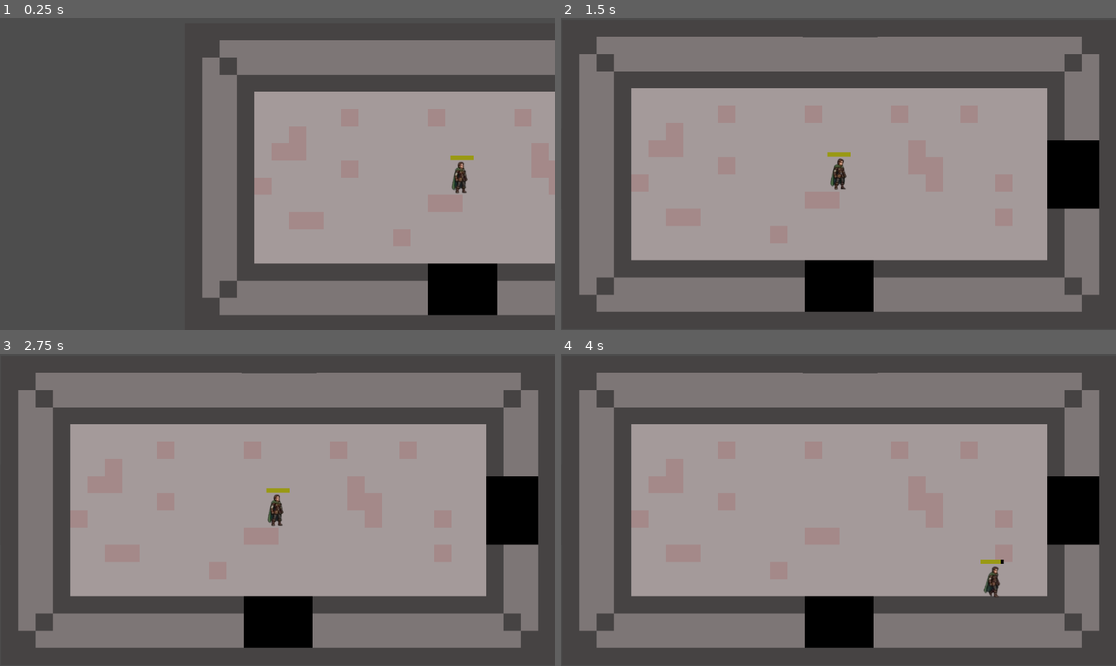
Above: before the commit, frames 1-4 (two rows, left to right).
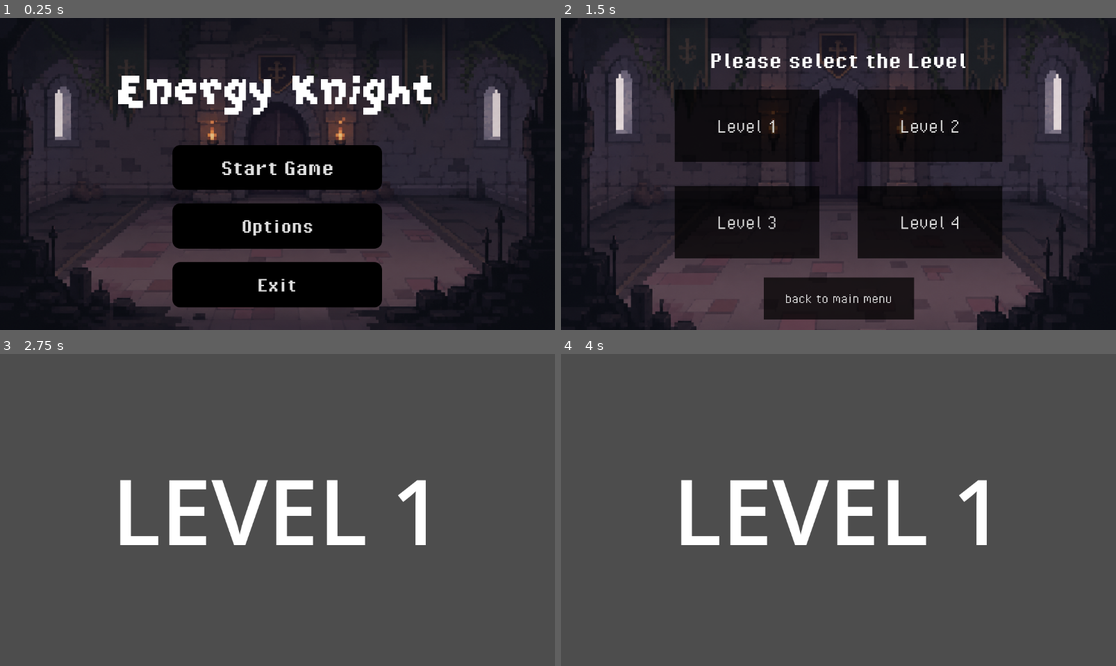
Above: after the commit, the same moments.

Repository: gx040502/energy-knight
Game: Godot game, scene res://Sinyen/main_menu.tscn
Two runs of this game, one before a commit and one after it. Both use one fixed random seed, a clock stepped at 60 frames per second and the inputs below. Before the commit the project starts from res://GyapXun/levels/scenes/level1.tscn. The engine's default icon, where the game draws it, is replaced by a stand-in: a white triangle on a blue panel in a dark square.
Inputs (mouse positions are in pixels of both pictures, inside the frame that each line leads up to):
- Up to frame 1 (0.25 s): no input
- Up to frame 2 (1.5 s): click (838, 227) at 0.5 s, where only the run after the commit has a clickable "Options"; click (838, 167) at 1.25 s, where only the run after the commit has a clickable "Start Game"
- Up to frame 3 (2.75 s): click (366, 463) at 2 s, where only the run after the commit has a clickable "Level 2"
- Up to frame 4 (4 s): hold D (right) 2.78-3.53 s; tap Space (dash) at 2.85 s; hold S (down) from 3.53 s (still down); tap Shift (sprint) at 3.6 s

The runs differ from the first frame. In frame 1, 94% of the frame differs, in the area x 0-100%, y 0-100%; in frame 2, 92%; in frame 3, 70%; in frame 4, 70%.

Commit message:
add level selection page

Diff:
--- a/Sinyen/main_menu.gd
+++ b/Sinyen/main_menu.gd
@@ -12,7 +12,7 @@
 
 
 func _on_start_pressed():
-	get_tree().change_scene_to_file("res://Sinyen/scenes/hud.tscn")
+	get_tree().change_scene_to_file("res://Sinyen/scenes/levelSelection.tscn")
 
 
 
--- a/Sinyen/main_menu.tscn
+++ b/Sinyen/main_menu.tscn
@@ -2,6 +2,7 @@
 
 [ext_resource type="Script" uid="uid://bbqvbkh1q8p0h" path="res://Sinyen/main_menu.gd" id="1_5of40"]
 [ext_resource type="Texture2D" uid="uid://bccceupoo6k5q" path="res://Sinyen/background.png" id="2_mtou3"]
+[ext_resource type="FontFile" uid="uid://dby7gfrwp6wjr" path="res://Sinyen/PixelOperator-Bold.ttf" id="3_mtou3"]
 [ext_resource type="FontFile" uid="uid://w07eanlcrth6" path="res://Sinyen/GrapeSoda.ttf" id="3_s5oij"]
 
 [sub_resource type="StyleBoxTexture" id="StyleBoxTexture_jix8l"]
@@ -62,43 +63,46 @@
 grow_vertical = 0
 theme_override_constants/separation = 28
 
-[node name="Button" type="Button" parent="VBoxContainer" unique_id=534573978]
+[node name="startGmaeButton" type="Button" parent="VBoxContainer" unique_id=534573978]
 layout_mode = 2
 size_flags_vertical = 3
 theme_override_colors/font_color = Color(0.875, 0.875, 0.875, 1)
 theme_override_colors/font_pressed_color = Color(0, 0, 0, 1)
 theme_override_colors/font_hover_color = Color(0.95, 0.95, 0.95, 1)
-theme_override_font_sizes/font_size = 32
+theme_override_fonts/font = ExtResource("3_mtou3")
+theme_override_font_sizes/font_size = 50
 theme_override_styles/normal = SubResource("StyleBoxFlat_rhts7")
 theme_override_styles/pressed = SubResource("StyleBoxFlat_7vrkn")
 theme_override_styles/hover = SubResource("StyleBoxFlat_fu7sn")
 text = "Start Game"
 
-[node name="Button2" type="Button" parent="VBoxContainer" unique_id=892550688]
+[node name="optionsButton" type="Button" parent="VBoxContainer" unique_id=892550688]
 layout_mode = 2
 size_flags_vertical = 3
 theme_override_colors/font_color = Color(0.875, 0.875, 0.875, 1)
 theme_override_colors/font_pressed_color = Color(0, 0, 0, 1)
 theme_override_colors/font_hover_color = Color(0.95, 0.95, 0.95, 1)
-theme_override_font_sizes/font_size = 32
+theme_override_fonts/font = ExtResource("3_mtou3")
+theme_override_font_sizes/font_size = 45
 theme_override_styles/normal = SubResource("StyleBoxFlat_rhts7")
 theme_override_styles/pressed = SubResource("StyleBoxFlat_7vrkn")
 theme_override_styles/hover = SubResource("StyleBoxFlat_fu7sn")
 text = "Options"
 
-[node name="Button3" type="Button" parent="VBoxContainer" unique_id=519283689]
+[node name="exitButton" type="Button" parent="VBoxContainer" unique_id=519283689]
 layout_mode = 2
 size_flags_vertical = 3
 theme_override_colors/font_color = Color(0.875, 0.875, 0.875, 1)
 theme_override_colors/font_pressed_color = Color(0, 0, 0, 1)
 theme_override_colors/font_hover_color = Color(0.95, 0.95, 0.95, 1)
-theme_override_font_sizes/font_size = 32
+theme_override_fonts/font = ExtResource("3_mtou3")
+theme_override_font_sizes/font_size = 45
 theme_override_styles/normal = SubResource("StyleBoxFlat_rhts7")
 theme_override_styles/pressed = SubResource("StyleBoxFlat_7vrkn")
 theme_override_styles/hover = SubResource("StyleBoxFlat_fu7sn")
 text = "Exit"
 
-[node name="Label" type="Label" parent="." unique_id=2024595198]
+[node name="gameTitle" type="Label" parent="." unique_id=2024595198]
 layout_mode = 1
 anchors_preset = 5
 anchor_left = 0.5
@@ -116,6 +120,6 @@
 horizontal_alignment = 1
 vertical_alignment = 1
 
-[connection signal="pressed" from="VBoxContainer/Button" to="." method="_on_start_pressed"]
-[connection signal="pressed" from="VBoxContainer/Button2" to="." method="_on_settings_pressed"]
-[connection signal="pressed" from="VBoxContainer/Button3" to="." method="_on_exit_pressed"]
+[connection signal="pressed" from="VBoxContainer/startGmaeButton" to="." method="_on_start_pressed"]
+[connection signal="pressed" from="VBoxContainer/optionsButton" to="." method="_on_settings_pressed"]
+[connection signal="pressed" from="VBoxContainer/exitButton" to="." method="_on_exit_pressed"]
--- a/Sinyen/scenes/levelSelection.tscn
+++ b/Sinyen/scenes/levelSelection.tscn
@@ -1,6 +1,55 @@
 [gd_scene format=3 uid="uid://c7tkcua3yyfid"]
 
 [ext_resource type="Texture2D" uid="uid://bccceupoo6k5q" path="res://Sinyen/background.png" id="1_2nr4e"]
+[ext_resource type="Script" uid="uid://c2hgii5i016mw" path="res://Sinyen/scenes/level_selection.gd" id="1_lmy5v"]
+[ext_resource type="FontFile" uid="uid://dby7gfrwp6wjr" path="res://Sinyen/PixelOperator-Bold.ttf" id="3_1s5lq"]
+[ext_resource type="FontFile" uid="uid://c7ls8p3n0t5uc" path="res://Sinyen/PixelOperator.ttf" id="4_3tsm6"]
+
+[sub_resource type="StyleBoxFlat" id="StyleBoxFlat_1s5lq"]
+bg_color = Color(0, 0, 0, 0.7058824)
+
+[sub_resource type="StyleBoxFlat" id="StyleBoxFlat_3tsm6"]
+bg_color = Color(0.72156864, 0.5254902, 0.043137256, 1)
+
+[sub_resource type="StyleBoxFlat" id="StyleBoxFlat_lk4g8"]
+bg_color = Color(0.47843137, 0.36078432, 0.09803922, 0.78431374)
+
+[sub_resource type="StyleBoxFlat" id="StyleBoxFlat_ulf2q"]
+bg_color = Color(0, 0, 0, 0.7058824)
+
+[sub_resource type="StyleBoxFlat" id="StyleBoxFlat_wlyr6"]
+bg_color = Color(0.72156864, 0.5254902, 0.043137256, 0.9019608)
+
+[sub_resource type="StyleBoxFlat" id="StyleBoxFlat_xjpye"]
+bg_color = Color(0.47843137, 0.36078432, 0.09803922, 0.78431374)
+
+[sub_resource type="StyleBoxFlat" id="StyleBoxFlat_d73wq"]
+bg_color = Color(0, 0, 0, 0.7058824)
+
+[sub_resource type="StyleBoxFlat" id="StyleBoxFlat_xkafy"]
+bg_color = Color(0.72156864, 0.5254902, 0.043137256, 0.9019608)
+draw_center = false
+
+[sub_resource type="StyleBoxFlat" id="StyleBoxFlat_cvffx"]
+bg_color = Color(0.47843137, 0.36078432, 0.09803922, 0.78431374)
+
+[sub_resource type="StyleBoxFlat" id="StyleBoxFlat_fjqyl"]
+bg_color = Color(0, 0, 0, 0.7058824)
+
+[sub_resource type="StyleBoxFlat" id="StyleBoxFlat_su1x1"]
+bg_color = Color(0.72156864, 0.5254902, 0.043137256, 0.9019608)
+
+[sub_resource type="StyleBoxFlat" id="StyleBoxFlat_vnxlp"]
+bg_color = Color(0.47843137, 0.36078432, 0.09803922, 0.78431374)
+
+[sub_resource type="StyleBoxFlat" id="StyleBoxFlat_nglqg"]
+bg_color = Color(0, 0, 0, 0.7058824)
+
+[sub_resource type="StyleBoxFlat" id="StyleBoxFlat_fgdk7"]
+bg_color = Color(0.16862746, 0.12941177, 0.09411765, 0.9019608)
+
+[sub_resource type="StyleBoxFlat" id="StyleBoxFlat_4o6jn"]
+bg_color = Color(0.22745098, 0.22745098, 0.22745098, 0.8235294)
 
 [node name="LevelSelection" type="Control" unique_id=2056743195]
 layout_mode = 3
@@ -9,6 +58,7 @@
 anchor_bottom = 1.0
 grow_horizontal = 2
 grow_vertical = 2
+script = ExtResource("1_lmy5v")
 
 [node name="TextureRect" type="TextureRect" parent="." unique_id=1956137253]
 layout_mode = 1
@@ -21,7 +71,112 @@
 expand_mode = 1
 stretch_mode = 6
 
+[node name="Label" type="Label" parent="." unique_id=1071518523]
+layout_mode = 1
+anchors_preset = 5
+anchor_left = 0.5
+anchor_right = 0.5
+offset_left = -237.5
+offset_top = 61.0
+offset_right = 237.5
+offset_bottom = 113.0
+grow_horizontal = 2
+theme_override_fonts/font = ExtResource("3_1s5lq")
+theme_override_font_sizes/font_size = 52
+text = "Please select the Level"
+
 [node name="GridContainer" type="GridContainer" parent="." unique_id=1278652937]
-layout_mode = 0
-offset_right = 40.0
-offset_bottom = 40.0
+layout_mode = 1
+anchors_preset = 8
+anchor_left = 0.5
+anchor_top = 0.5
+anchor_right = 0.5
+anchor_bottom = 0.5
+offset_left = -196.5
+offset_top = -96.0
+offset_right = 196.5
+offset_bottom = 96.0
+grow_horizontal = 2
+grow_vertical = 2
+theme_override_constants/h_separation = 80
+theme_override_constants/v_separation = 50
+columns = 2
+
+[node name="level1Button" type="Button" parent="GridContainer" unique_id=903746440]
+custom_minimum_size = Vector2(300, 150)
+layout_mode = 2
+theme_override_colors/font_color = Color(0.875, 0.875, 0.875, 1)
+theme_override_colors/font_pressed_color = Color(0, 0, 0, 1)
+theme_override_colors/font_hover_color = Color(0.95, 0.95, 0.95, 1)
+theme_override_fonts/font = ExtResource("4_3tsm6")
+theme_override_font_sizes/font_size = 45
+theme_override_styles/normal = SubResource("StyleBoxFlat_1s5lq")
+theme_override_styles/pressed = SubResource("StyleBoxFlat_3tsm6")
+theme_override_styles/hover = SubResource("StyleBoxFlat_lk4g8")
+text = "Level 1"
+
+[node name="level2Button" type="Button" parent="GridContainer" unique_id=1490778278]
+custom_minimum_size = Vector2(300, 150)
+layout_mode = 2
+theme_override_colors/font_color = Color(0.875, 0.875, 0.875, 1)
+theme_override_colors/font_pressed_color = Color(0, 0, 0, 1)
+theme_override_colors/font_hover_color = Color(0.95, 0.95, 0.95, 1)
+theme_override_fonts/font = ExtResource("4_3tsm6")
+theme_override_font_sizes/font_size = 45
+theme_override_styles/normal = SubResource("StyleBoxFlat_ulf2q")
+theme_override_styles/pressed = SubResource("StyleBoxFlat_wlyr6")
+theme_override_styles/hover = SubResource("StyleBoxFlat_xjpye")
+text = "Level 2"
+
+[node name="level3Button" type="Button" parent="GridContainer" unique_id=1364317344]
+custom_minimum_size = Vector2(300, 150)
+layout_mode = 2
+theme_override_colors/font_color = Color(0.875, 0.875, 0.875, 1)
+theme_override_colors/font_pressed_color = Color(0, 0, 0, 1)
+theme_override_colors/font_hover_color = Color(0.95, 0.95, 0.95, 1)
+theme_override_fonts/font = ExtResource("4_3tsm6")
+theme_override_font_sizes/font_size = 45
+theme_override_styles/normal = SubResource("StyleBoxFlat_d73wq")
+theme_override_styles/pressed = SubResource("StyleBoxFlat_xkafy")
+theme_override_styles/hover = SubResource("StyleBoxFlat_cvffx")
+text = "Level 3"
+
+[node name="level4Button" type="Button" parent="GridContainer" unique_id=1767000347]
+custom_minimum_size = Vector2(300, 150)
+layout_mode = 2
+theme_override_colors/font_color = Color(0.875, 0.875, 0.875, 1)
+theme_override_colors/font_pressed_color = Color(0, 0, 0, 1)
+theme_override_colors/font_hover_color = Color(0.95, 0.95, 0.95, 1)
+theme_override_fonts/font = ExtResource("4_3tsm6")
+theme_override_font_sizes/font_size = 45
+theme_override_styles/normal = SubResource("StyleBoxFlat_fjqyl")
+theme_override_styles/pressed = SubResource("StyleBoxFlat_su1x1")
+theme_override_styles/hover = SubResource("StyleBoxFlat_vnxlp")
+text = "Level 4"
+
+[node name="backButton" type="Button" parent="." unique_id=89673538]
+layout_mode = 1
+anchors_preset = 7
+anchor_left = 0.5
+anchor_top = 1.0
+anchor_right = 0.5
+anchor_bottom = 1.0
+offset_left = -155.5
+offset_top = -109.0
+offset_right = 157.0
+offset_bottom = -22.0
+grow_horizontal = 2
+grow_vertical = 0
+theme_override_fonts/font = ExtResource("4_3tsm6")
+theme_override_font_sizes/font_size = 32
+theme_override_styles/normal = SubResource("StyleBoxFlat_nglqg")
+theme_override_styles/pressed = SubResource("StyleBoxFlat_fgdk7")
+theme_override_styles/hover = SubResource("StyleBoxFlat_4o6jn")
+text = "back to main menu
+"
+
+[connection signal="pressed" from="GridContainer/level1Button" to="." method="_on_level_1_button_pressed"]
+[connection signal="pressed" from="GridContainer/level2Button" to="." method="_on_level_2_button_pressed"]
+[connection signal="pressed" from="GridContainer/level3Button" to="." method="_on_level_3_button_pressed"]
+[connection signal="pressed" from="GridContainer/level4Button" to="." method="_on_level_4_button_pressed"]
+[connection signal="pressed" from="backButton" to="." method="_on_back_button_pressed"]
--- /dev/null
+++ b/Sinyen/scenes/level_selection.gd
@@ -0,0 +1,36 @@
+extends Control
+
+
+# Called when the node enters the scene tree for the first time.
+func _ready() -> void:
+	pass # Replace with function body.
+
+
+# Called every frame. 'delta' is the elapsed time since the previous frame.
+func _process(delta):
+	pass
+
+
+
+func _on_level_1_button_pressed():
+	get_tree().change_scene_to_file("res://Sinyen/scenes/level_1.tscn")
+
+
+
+func _on_level_2_button_pressed():
+	get_tree().change_scene_to_file("res://Sinyen/scenes/level_1.tscn")
+
+
+
+func _on_level_3_button_pressed() -> void:
+	get_tree().change_scene_to_file("res://Sinyen/scenes/level_1.tscn")
+
+
+
+func _on_level_4_button_pressed() -> void:
+	get_tree().change_scene_to_file("res://Sinyen/scenes/level_1.tscn")
+
+
+
+func _on_back_button_pressed():
+	get_tree().change_scene_to_file("res://Sinyen/main_menu.tscn")
--- a/project.godot
+++ b/project.godot
@@ -11,7 +11,7 @@
 [application]
 
 config/name="EnergyKnight"
-run/main_scene="uid://qse5uo27w8f2"
+run/main_scene="uid://bdcc0xw23oamx"
 config/features=PackedStringArray("4.6", "Forward Plus")
 config/icon="res://icon.svg"
 
Binary file added: Sinyen/PixelOperator-Bold.ttf
Not shown, added: Sinyen/PixelOperator-Bold.ttf.import
Binary file added: Sinyen/PixelOperator.ttf
Not shown, added: Sinyen/PixelOperator.ttf.import
Binary file added: Sinyen/TTF/dogica.ttf
Not shown, added: Sinyen/TTF/dogica.ttf.import
Binary file added: Sinyen/TTF/dogicabold.ttf
Not shown, added: Sinyen/TTF/dogicabold.ttf.import
Binary file added: Sinyen/TTF/dogicapixel.ttf
Not shown, added: Sinyen/TTF/dogicapixel.ttf.import
Binary file added: Sinyen/TTF/dogicapixelbold.ttf
Not shown, added: Sinyen/TTF/dogicapixelbold.ttf.import
(and 1 more such lines)
